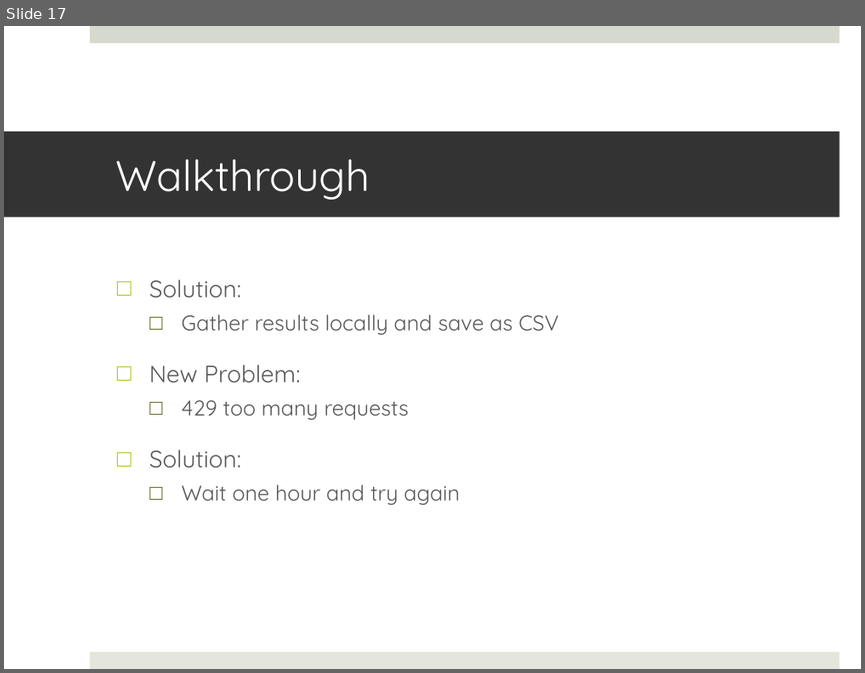
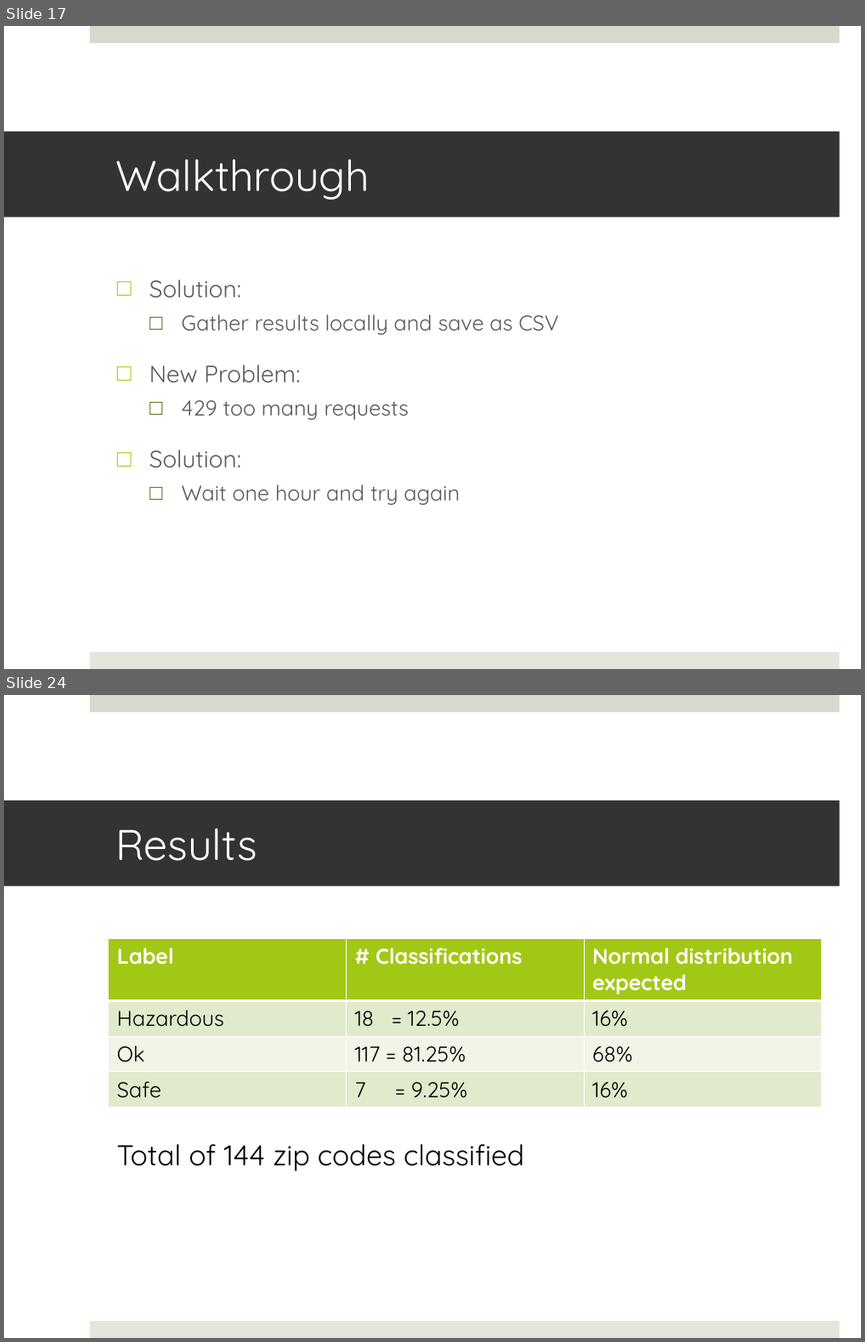
Before and after one commit to JKasakyan/BDM-Final-Project, a slide deck: Documents/Kasakyan_James_Proposal_Final_Presentation.pptx. Shown one above the other, each under a label of ours: slide 17 before the commit, slides 17 and 24 after it; the slides between them are not shown. The pictures are 865x673 and 865x1342 pixels, drawn with LibreOffice and Linux fonts; fonts in the diff are those of the drawing. Boxes give left, top, right and bottom in pixels: in the first picture for what was removed or moved away, otherwise in the second. Text is boxed around its words. In the diff, an @@ line names an element or a change of style, - is before the commit and + after.

```diff
--- a/Documents/Kasakyan_James_Proposal_Final_Presentation.pptx
+++ b/Documents/Kasakyan_James_Proposal_Final_Presentation.pptx
@@ slide 24 added at <box>4,695,861,1338</box>, background #FFFFFF; not listed: 2 template elements that a slide beside it also shows @@
@@ title added at <box>4,800,840,886</box>, fill #333333, 36 pt, text #FFFFFF @@
+Results
@@ table added at <box>109,938,821,1103</box>, 4 rows, 3 columns @@
+Label | # Classifications | Normal distribution expected
+Hazardous | 18 = 12.5% | 16%
+Ok | 117 = 81.25% | 68%
+Safe | 7 = 9.25% | 16%
@@ text added at <box>117,1144,524,1171</box>, 24 pt, text #000000 @@
+Total of 144 zip codes classified
```
Also in this commit, not shown: 2 slides changed, 7 other slides added, 1 slide removed.
